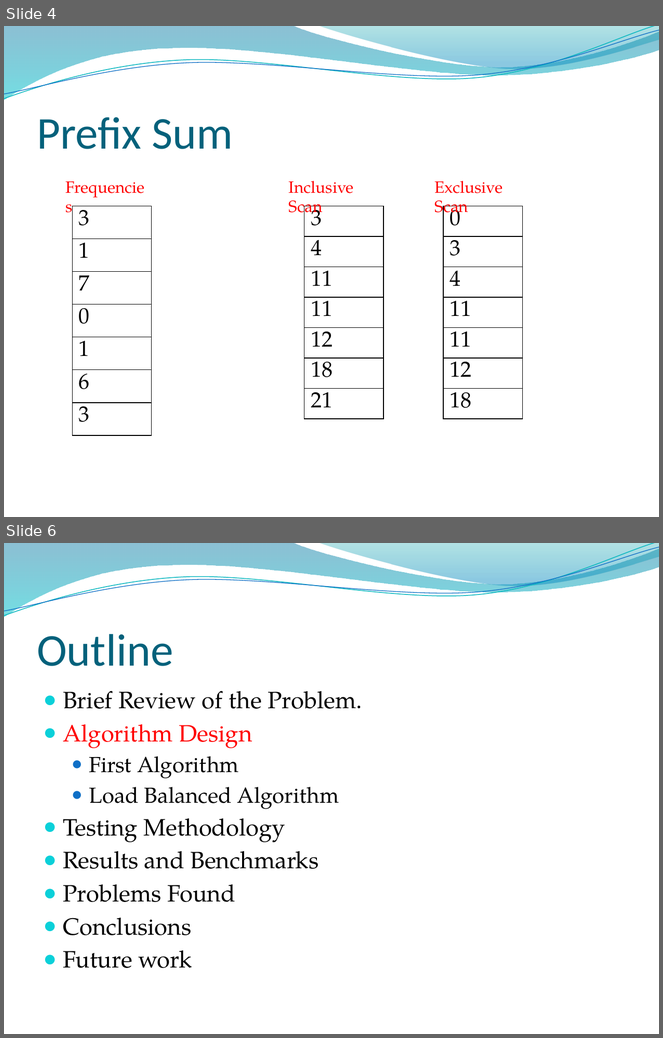
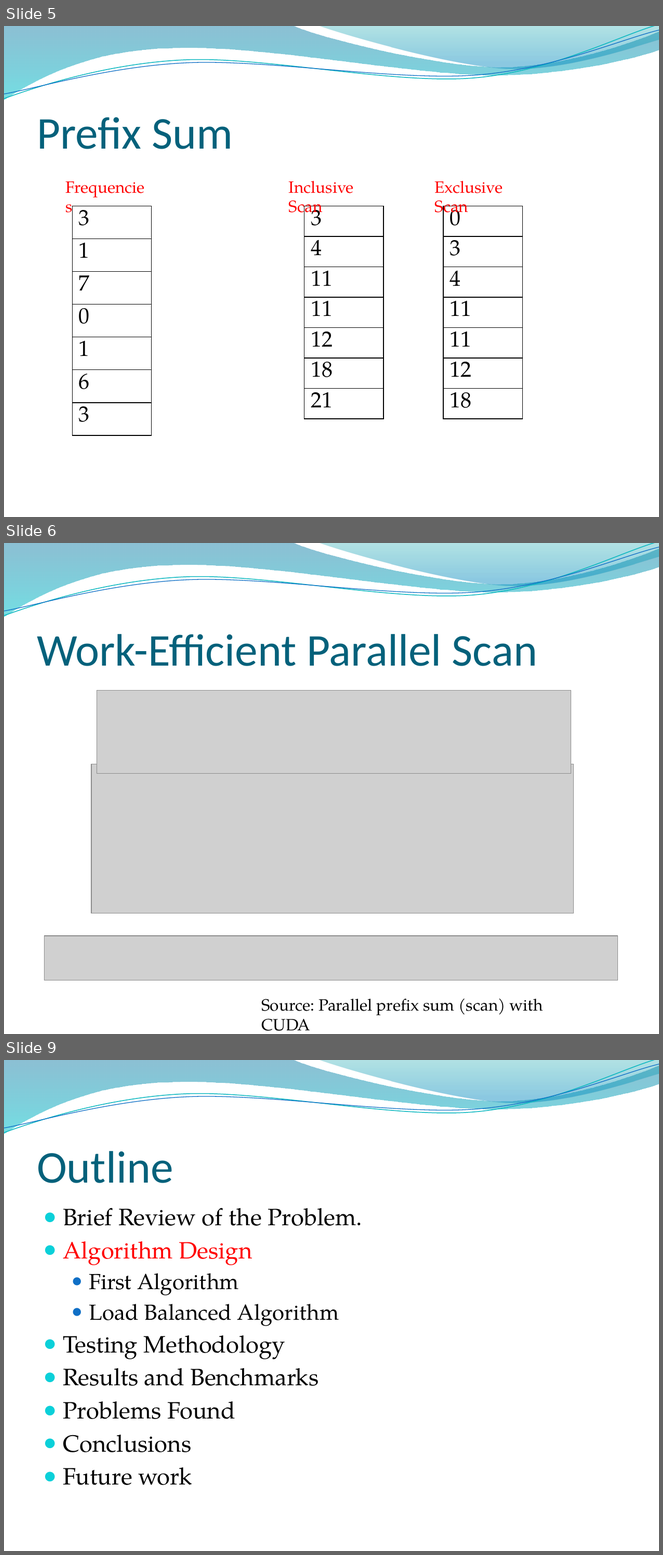
Before and after one commit to edvelezg/unb-pdp2, a slide deck: proj/FinalPresentation.pptx. Shown one above the other, each under a label of ours: slides 4 and 6 before the commit, slides 5, 6 and 9 after it; the slides between them are not shown. The pictures are 663x1038 and 663x1555 pixels, drawn with LibreOffice and Linux fonts; fonts in the diff are those of the drawing; grey boxes stand for pictures; background and template pictures are left out. Boxes give left, top, right and bottom in pixels: in the first picture for what was removed or moved away, otherwise in the second. Text is boxed around its words. In the diff, an @@ line names an element or a change of style, - is before the commit and + after.

```diff
--- a/proj/FinalPresentation.pptx
+++ b/proj/FinalPresentation.pptx
@@ slide 6 added at <box>4,543,659,1034</box>, background picture (left out); not listed: 4 template elements that a slide beside it also shows @@
@@ title added at <box>37,634,538,666</box>, 50 pt, text #04617B @@
+Work-Efficient Parallel Scan
@@ picture added at <box>97,691,571,774</box> @@
@@ picture added at <box>91,765,573,914</box> @@
@@ picture added at <box>45,936,618,981</box> @@
@@ text added at <box>261,999,543,1031</box>, 18 pt, text #000000 @@
+Source: Parallel prefix sum (scan) with CUDA
@@ what was slide 4 is now slide 5 @@
@@ what was slide 6 is now slide 9 @@
```
Also in this commit, not shown: 5 slides changed, 5 other slides added, 1 slide removed, 1 other file.
